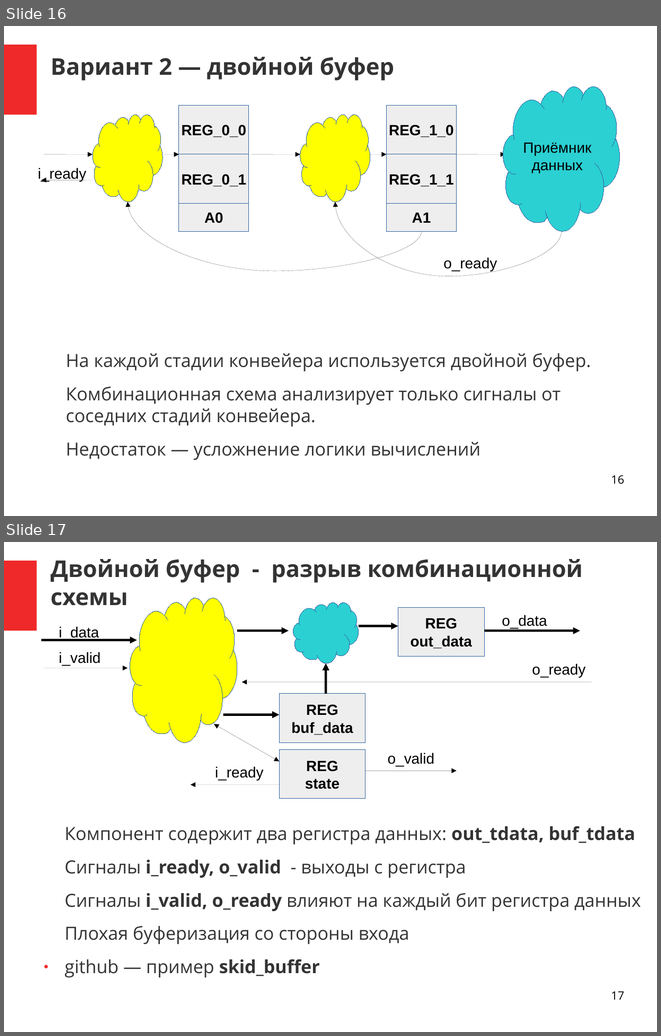
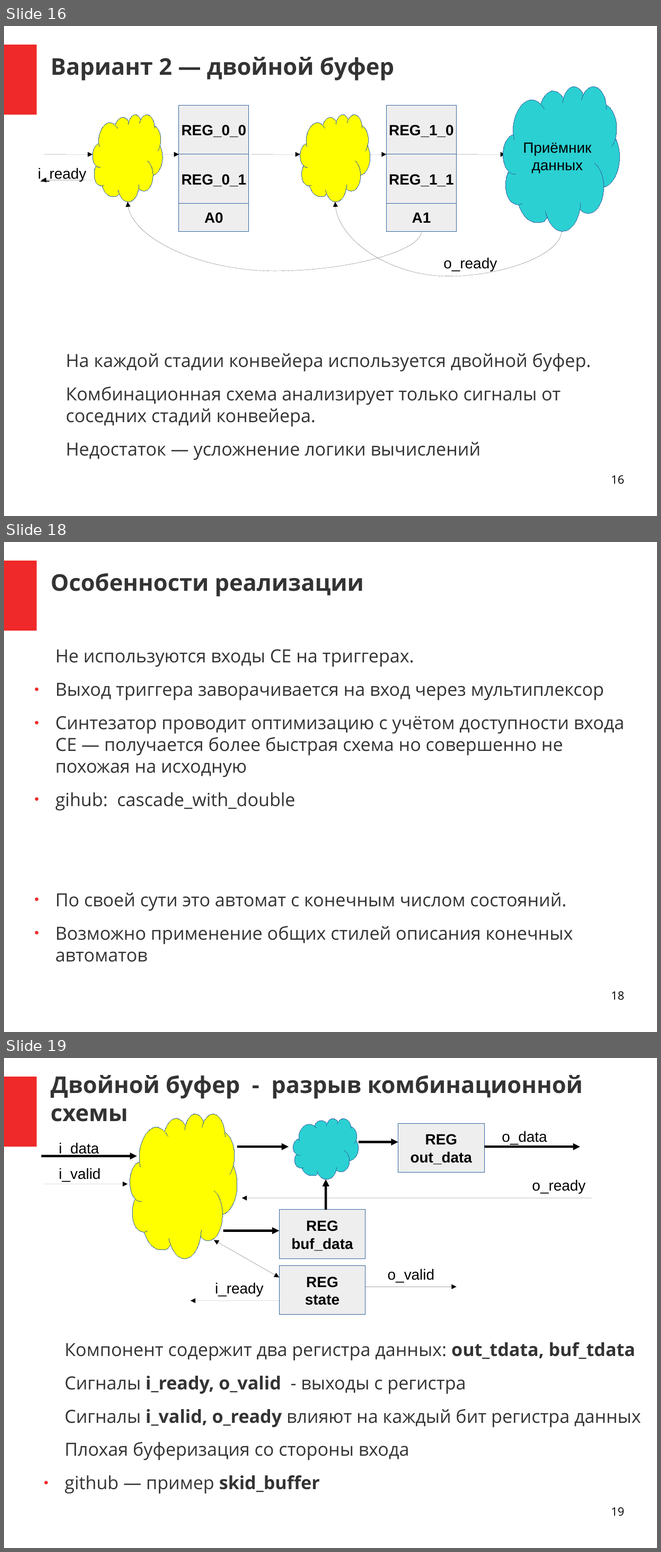
Before and after one commit to DigitalDesignSchool/2021dev, a slide deck: examples/presentation/pr_1.odp. Shown one above the other, each under a label of ours: slides 16 and 17 before the commit, slides 16, 18 and 19 after it; the slides between them are not shown. The pictures are 661x1036 and 661x1552 pixels, drawn with LibreOffice and Linux fonts; fonts in the diff are those of the drawing. Boxes give left, top, right and bottom in pixels: in the first picture for what was removed or moved away, otherwise in the second. Text is boxed around its words. In the diff, an @@ line names an element or a change of style, - is before the commit and + after.

Commit message:
Add double_buffer

```diff
--- a/examples/presentation/pr_1.odp
+++ b/examples/presentation/pr_1.odp
@@ slide 18 added at <box>4,542,657,1032</box>, background #FFFFFF; not listed: 1 template element that a slide beside it also shows @@
@@ title added at <box>51,573,364,597</box>, 28 pt, text #333333, bold @@
+Особенности реализации
@@ text added at <box>55,649,625,962</box>, 22 pt, text #333333 @@
+Не используются входы CE на триггерах.
+● Выход триггера заворачивается на вход через мультиплексор
+● Синтезатор проводит оптимизацию с учётом доступности входа CE — получается более быстрая схема но совершенно не похожая на исходную
+● gihub: cascade_with_double
+● По своей сути это автомат с конечным числом состояний.
+● Возможно применение общих стилей описания конечных автоматов
@@ page number added at <box>611,991,624,1000</box>, 14 pt, text #000000 @@
+18
@@ what was slide 17 is now slide 19 @@
@@ page number at <box>611,1507,624,1516</box>: text changed @@
-17
+19
```
Also in this commit, not shown: 6 slides changed, 5 other slides added, 22 other files.
